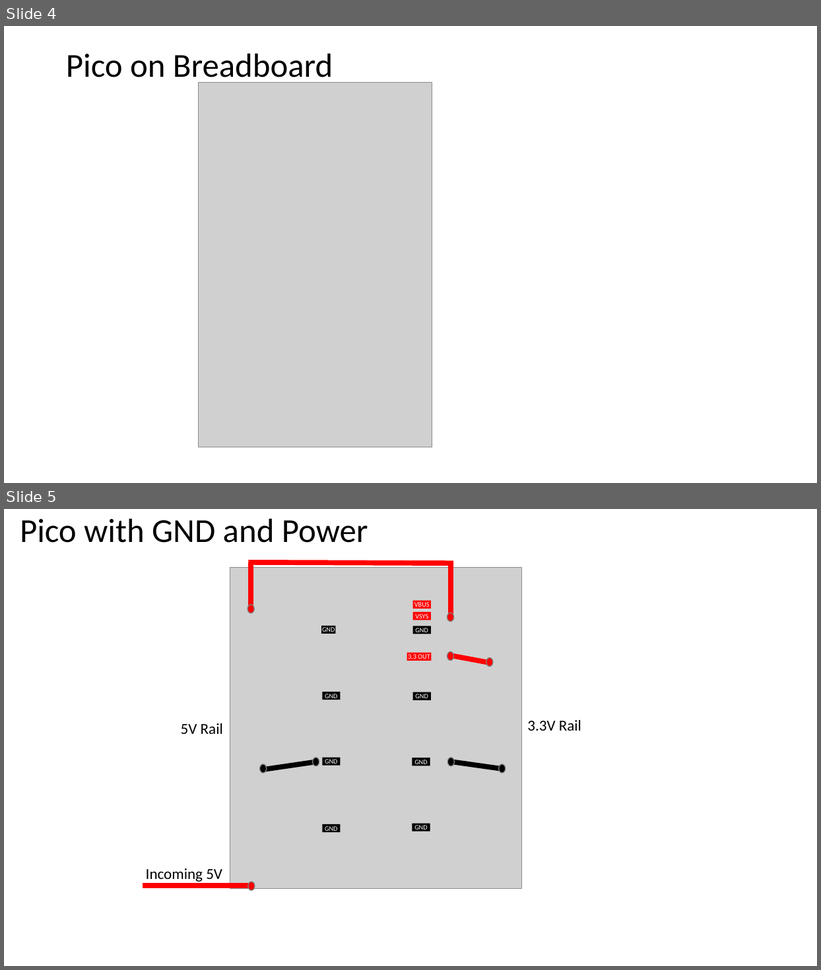
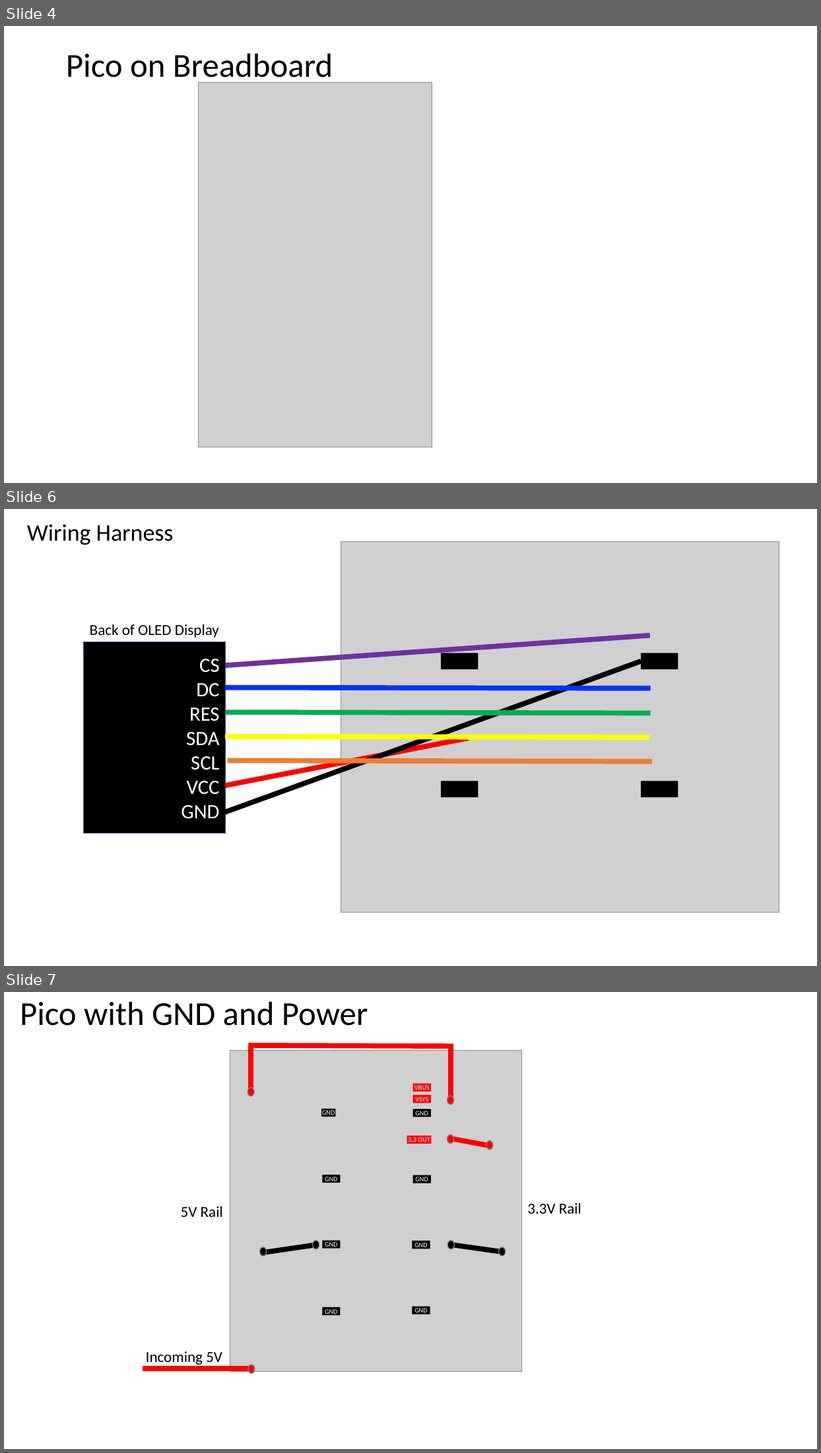
Before and after one commit to CoderDojoTC/micropython, a slide deck: presentations/Circuit-Diagrams.pptx. Shown one above the other, each under a label of ours: slides 4 and 5 before the commit, slides 4, 6 and 7 after it; the slides between them are not shown. The pictures are 821x970 and 821x1453 pixels, drawn with LibreOffice and Linux fonts; fonts in the diff are those of the drawing; grey boxes stand for pictures. Boxes give left, top, right and bottom in pixels: in the first picture for what was removed or moved away, otherwise in the second. Text is boxed around its words. In the diff, an @@ line names an element or a change of style, - is before the commit and + after.

```diff
--- a/presentations/Circuit-Diagrams.pptx
+++ b/presentations/Circuit-Diagrams.pptx
@@ slide 6 added at (x1=4, y1=509, x2=817, y2=966), background #FFFFFF @@
@@ title added at (x1=27, y1=524, x2=174, y2=545), 28 pt, text #000000 @@
+Wiring Harness
@@ text added at (x1=90, y1=625, x2=219, y2=638), 18 pt, text #000000 @@
+Back of OLED Display
@@ rectangle added at (x1=84, y1=642, x2=226, y2=834), fill #000000, outline #325491 1 pt, 24 pt, text #FFFFFF @@
+CS
+DC
+RES
+SDA
+SCL
+VCC
+GND
@@ line added from (225, 666) to (650, 635), #7030A0 6 pt @@
@@ line added from (225, 812) to (642, 661), #000000 6 pt @@
@@ group added at (x1=341, y1=541, x2=780, y2=912): 4 rectangles, 1 picture @@
@@ line added from (225, 688) to (651, 689), #0432FF 6 pt @@
@@ line added from (225, 712) to (651, 714), #00B050 6 pt @@
@@ line added from (225, 786) to (468, 739), #FF0000 6 pt @@
@@ line added from (225, 737) to (650, 738), #FFFF00 6 pt @@
@@ line added from (227, 761) to (652, 762), #ED7D31 6 pt @@
@@ what was slide 5 is now slide 7 @@
```
Also in this commit, not shown: 1 other slide added, 2 other files.
